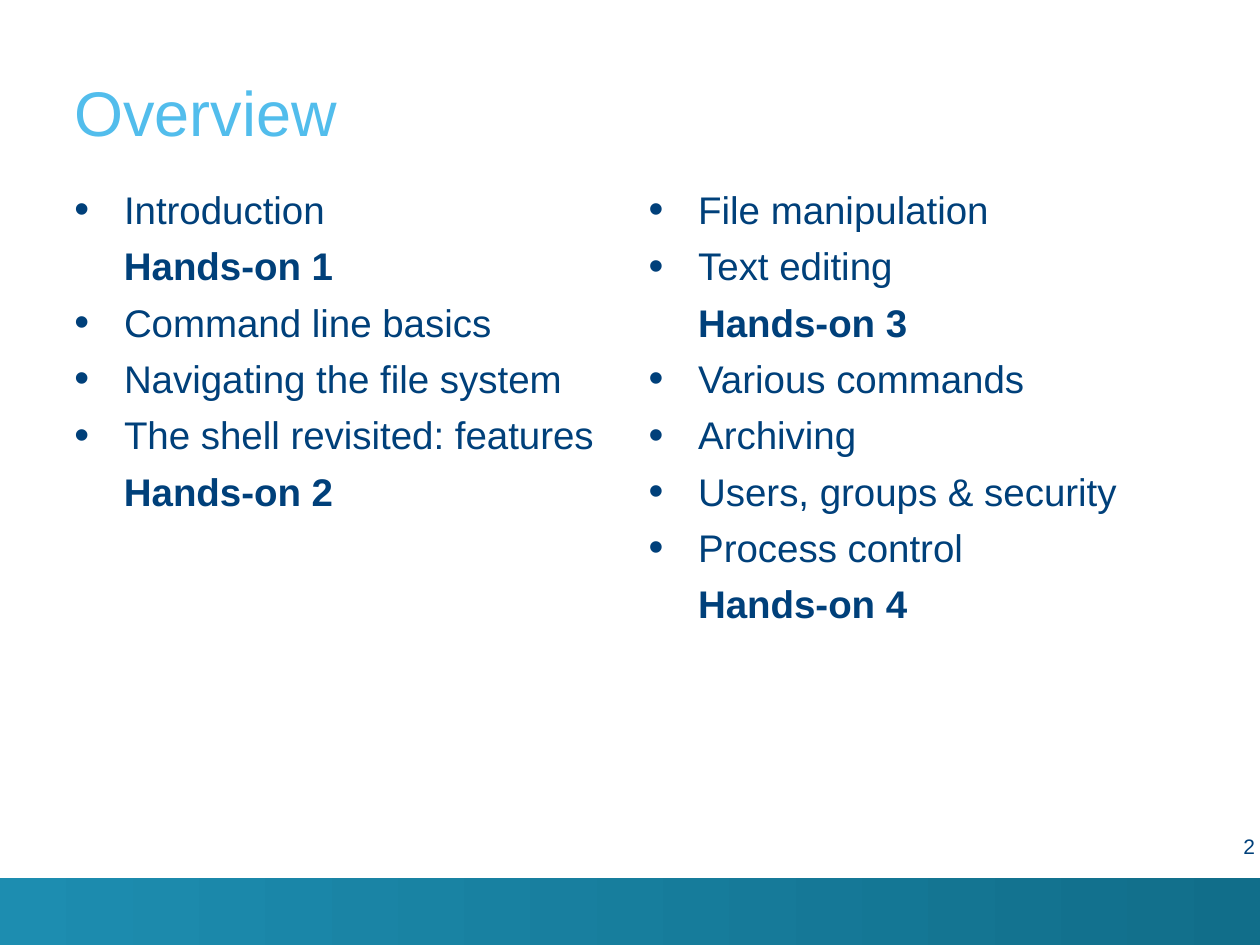
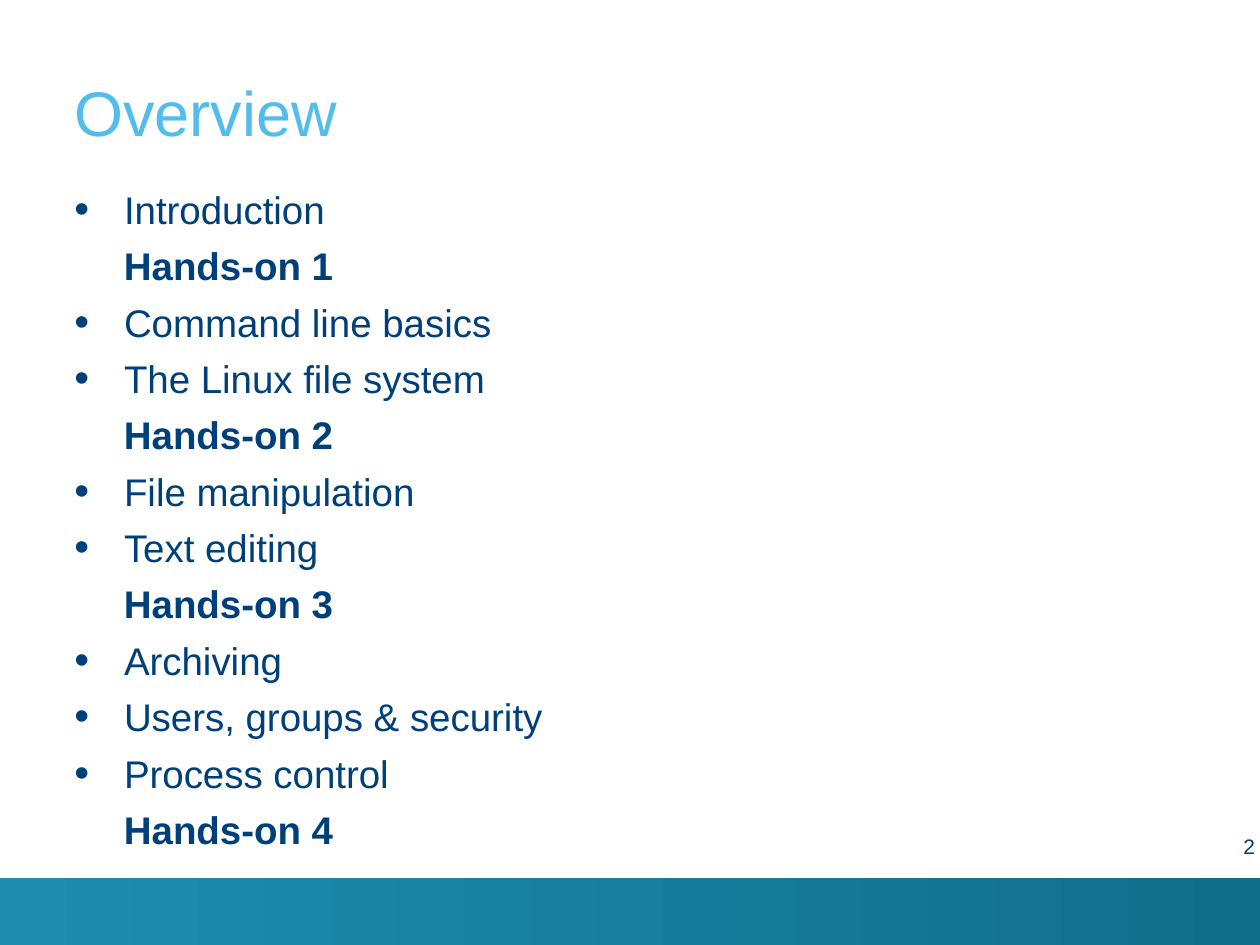
Before and after one commit to hpcleuven/Linux-intro, a slide deck: slide 2 of Linux-intro.pptx. Drawn at 1260x945 pixels with LibreOffice and Linux fonts; fonts in the diff are those of the drawing; background and template pictures are left out. Boxes give left, top, right and bottom in pixels: in the first picture for what was removed or moved away, otherwise in the second. Text is boxed around its words. In the diff, an @@ line names an element or a change of style, - is before the commit and + after.

```diff
--- a/Linux-intro.pptx
+++ b/Linux-intro.pptx
@@ text "Introduction" at [124, 196, 542, 845]: columns 2 to 1 @@
@@ text at [124, 365, 485, 401]: text changed @@
-• Navigating the file system
-• The shell revisited: features
+• The Linux file system
@@ text at [698, 365, 1024, 394]: paragraph removed @@
-• Various commands
```
Also in this commit, not shown: 14 other slides changed, 8 slides removed, 3 other files.
